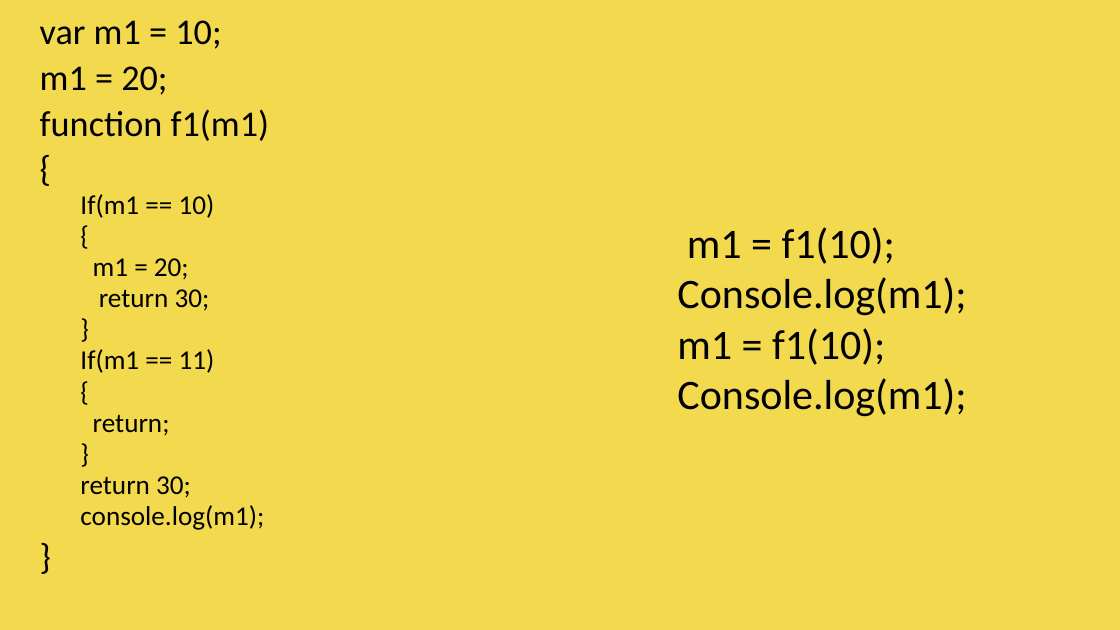
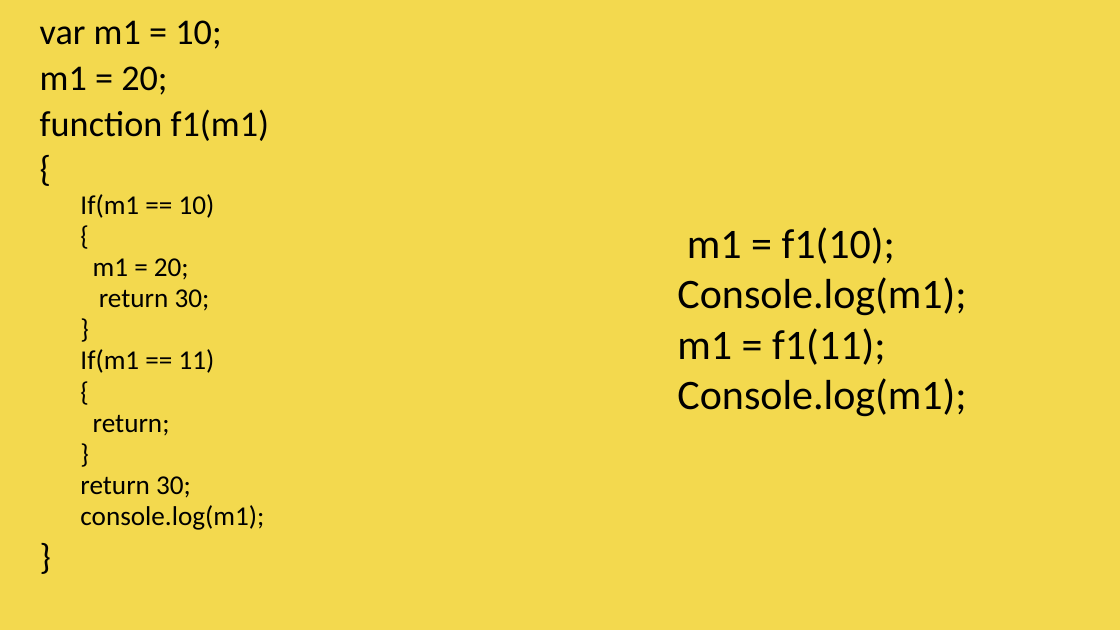
Before and after one commit to vishwanantha/javascript-101, a slide deck: slide 46 of ppt/001 - DataTypes.pptx. Drawn at 1120x630 pixels with LibreOffice and Linux fonts; fonts in the diff are those of the drawing; background and template pictures are left out. Boxes give left, top, right and bottom in pixels: in the first picture for what was removed or moved away, otherwise in the second. Text is boxed around its words. In the diff, an @@ line names an element or a change of style, - is before the commit and + after.

```diff
--- a/ppt/001 - DataTypes.pptx
+++ b/ppt/001 - DataTypes.pptx
@@ text at box(677, 328, 885, 365): text changed @@
-m1 = f1(10);
+m1 = f1(11);
```
Also in this commit, not shown: 2 other slides changed.
